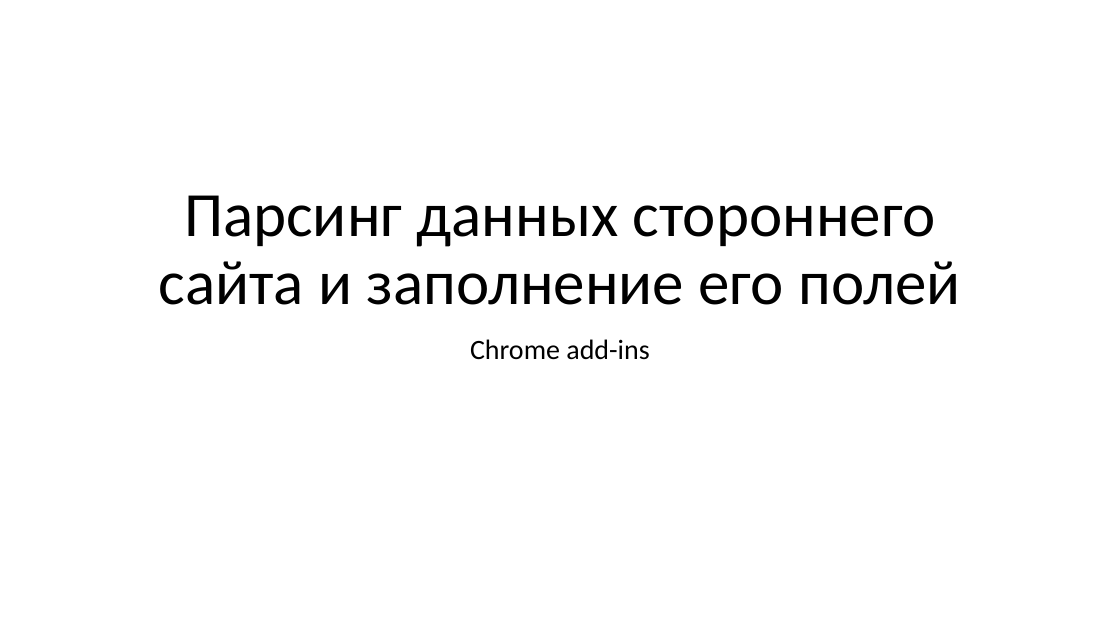
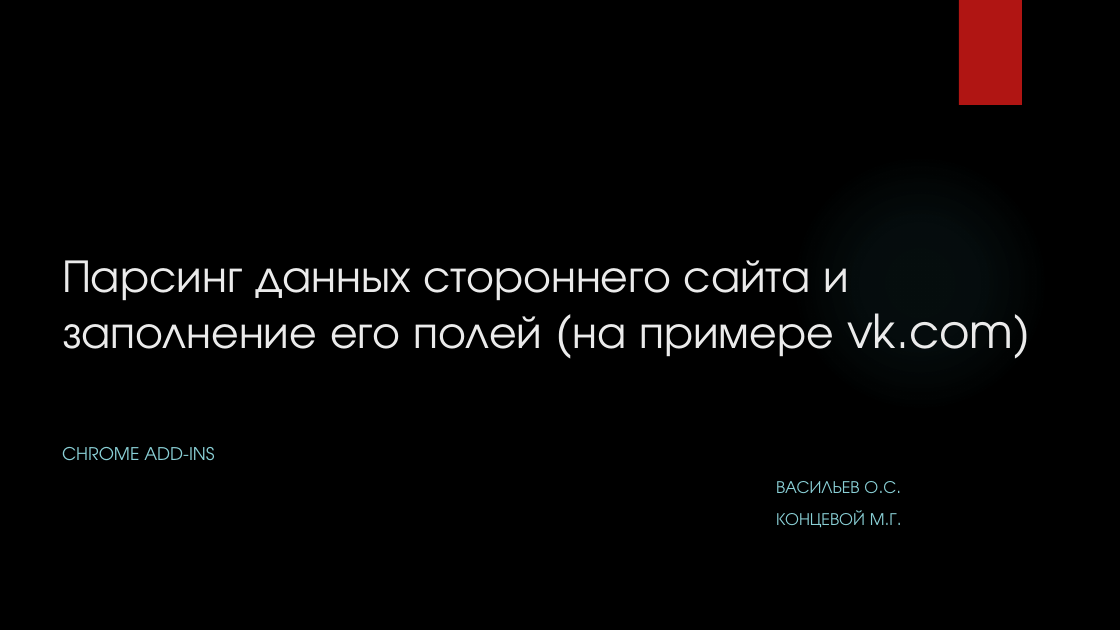
Before and after one commit to oleg-vasilyev/AutofillExtension, a slide deck: slide 1 of AutoFill_Extension.pptx. Drawn at 1120x630 pixels with LibreOffice and Linux fonts; fonts in the diff are those of the drawing; background and template pictures are left out. Boxes give left, top, right and bottom in pixels: in the first picture for what was removed or moved away, otherwise in the second. Text is boxed around its words. In the diff, an @@ line names an element or a change of style, - is before the commit and + after.

```diff
--- a/AutoFill_Extension.pptx
+++ b/AutoFill_Extension.pptx
@@ background #FFFFFF to picture (left out) @@
@@ rectangle added at <box>959,0,1022,105</box>, fill #B01513 @@
@@ ellipse added at <box>791,154,1049,413</box>, fill gradient #50B9C1 @@
@@ title at <box>62,260,1031,359</box>: text changed; size 54 to 40 pt; font Calibri to TeX Gyre Adventor; text colour #000000 to #EBEBEB @@
-Парсинг данных стороннего сайта и заполнение его полей
+Парсинг данных стороннего сайта и заполнение его полей (на примере vk.com)
@@ subtitle at <box>62,447,896,528</box>: text changed; size 24 to 15 pt; font Calibri to TeX Gyre Adventor; text colour #000000 to #8AD0D6 @@
-Chrome add-ins
+CHROME ADD-INS
+ВАСИЛЬЕВ О.С.
+КОНЦЕВОЙ М.Г.
```
Also in this commit, not shown: 3 other slides changed, 2 slides added, 3 slides removed, 3 other files.
